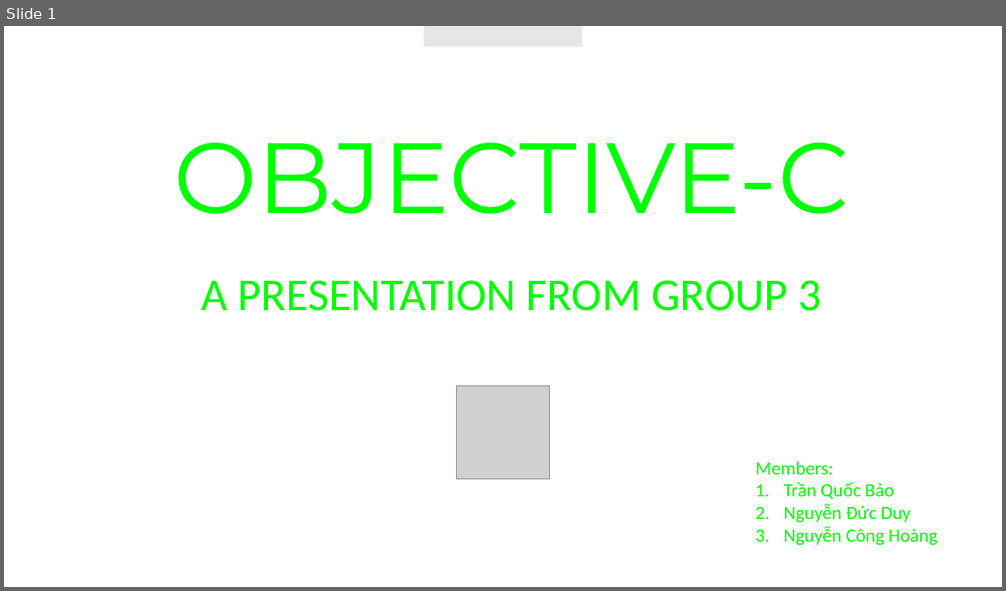
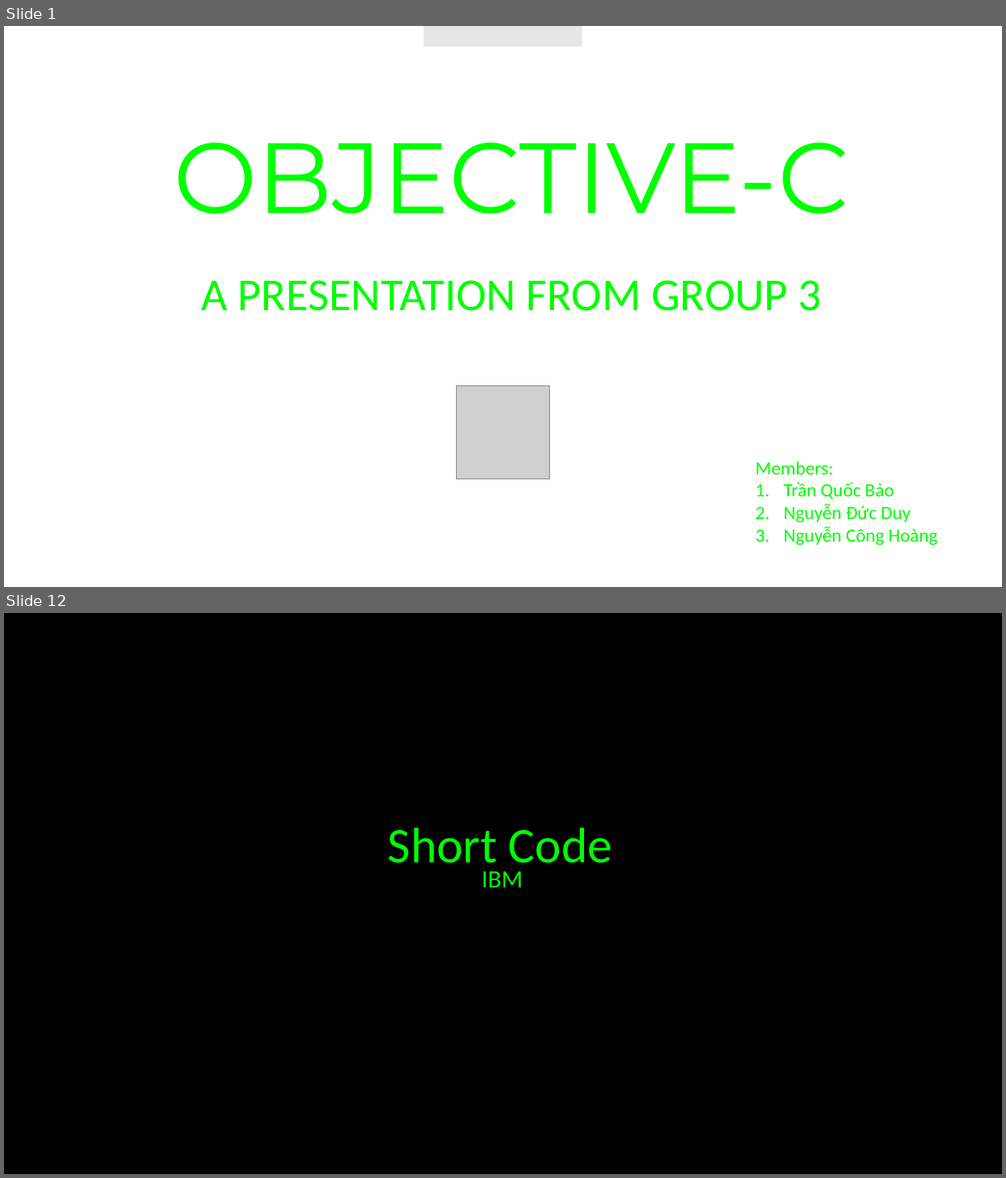
Before and after one commit to JustCodeandChill/Objective-C-presentation, a slide deck: OBJECTIVE-C.pptx. Shown one above the other, each under a label of ours: slide 1 before the commit, slides 1 and 12 after it; the slides between them are not shown. The pictures are 1006x591 and 1006x1178 pixels, drawn with LibreOffice and Linux fonts; fonts in the diff are those of the drawing; grey boxes stand for pictures; background and template pictures are left out. Boxes give left, top, right and bottom in pixels: in the first picture for what was removed or moved away, otherwise in the second. Text is boxed around its words. In the diff, an @@ line names an element or a change of style, - is before the commit and + after.

```diff
--- a/OBJECTIVE-C.pptx
+++ b/OBJECTIVE-C.pptx
@@ slide 12 added at <box>4,613,1002,1174</box>, background #000000 @@
@@ text added at <box>388,828,612,875</box>, 48 pt, text #00FF00 @@
+Short Code
@@ text added at <box>482,871,523,888</box>, 24 pt, text #00FF00 @@
+IBM
```
Also in this commit, not shown: 1 slide changed, 63 other slides added.
